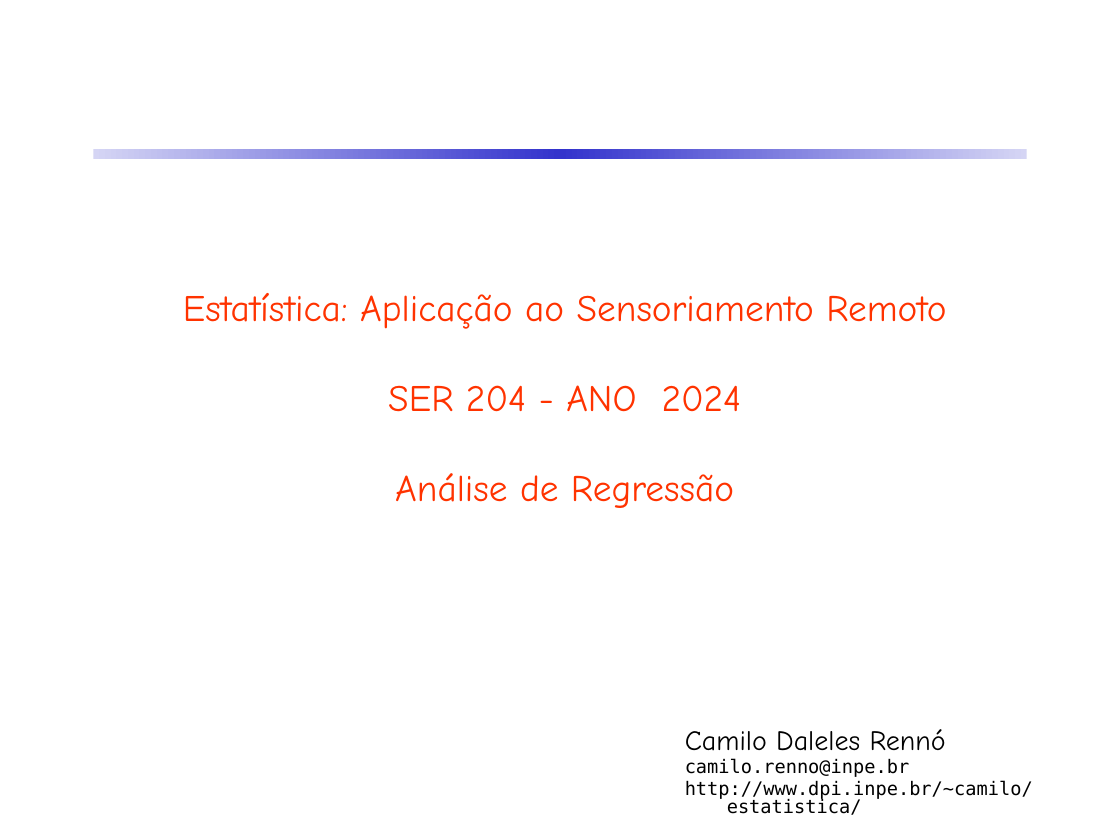
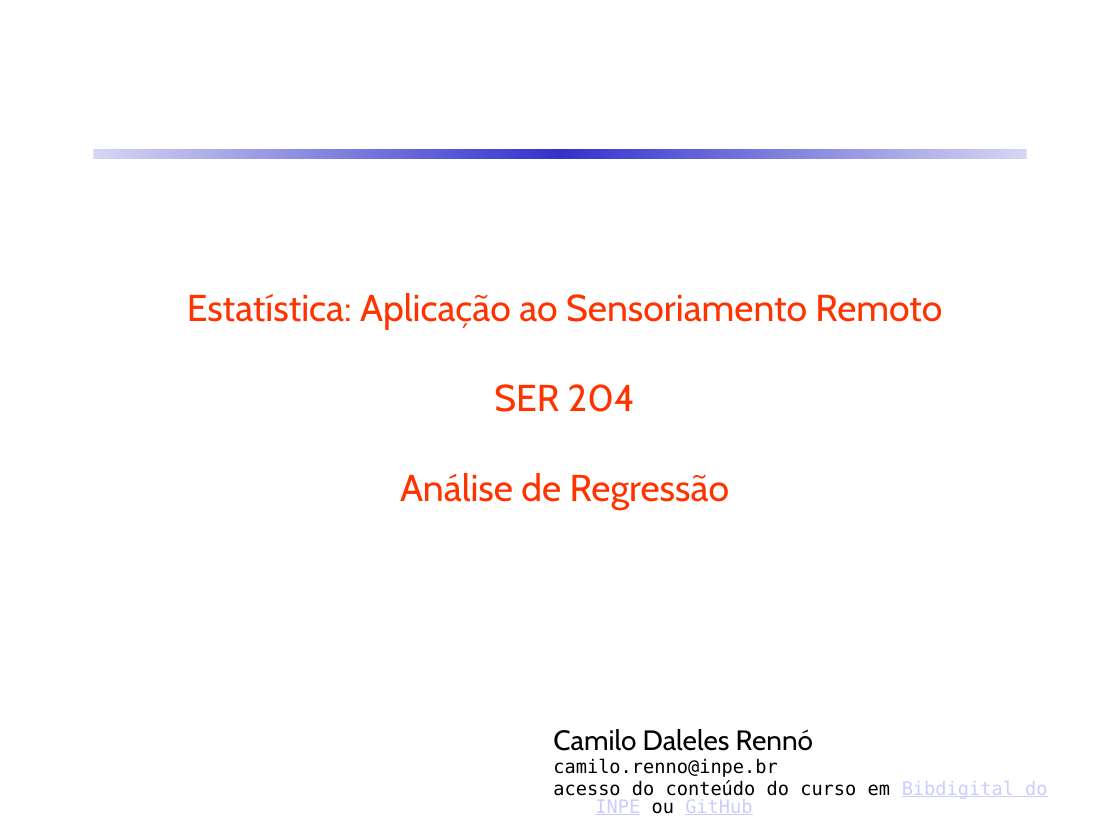
Before and after one commit to CDRenno/Estatistica, a slide deck: slide 1 of ppt/10ARegr.pptx. Drawn at 1120x840 pixels with LibreOffice and Linux fonts; fonts in the diff are those of the drawing. Boxes give left, top, right and bottom in pixels: in the first picture for what was removed or moved away, otherwise in the second. Text is boxed around its words. In the diff, an @@ line names an element or a change of style, - is before the commit and + after.

```diff
--- a/ppt/10ARegr.pptx
+++ b/ppt/10ARegr.pptx
@@ title at [187, 293, 942, 509]: text changed; font Comic Neue to Cabin @@
-Estatística: Aplicação ao Sensoriamento Remoto
-SER 204 - ANO 2024
-Análise de Regressão
+Estatística: Aplicação ao Sensoriamento Remoto
+SER 204
+Análise de Regressão
@@ text "Camilo Daleles Rennó": place and size @@
-text "Camilo Daleles Rennó" at [685, 729, 1033, 815]
+text "Camilo Daleles Rennó" at [553, 729, 1047, 815]
@@ text at [553, 729, 813, 751]: font Comic Neue to Cabin in "Camilo Daleles Rennó" @@
@@ text at [553, 780, 1047, 815]: text changed @@
-http://www.dpi.inpe.br/~camilo/estatistica/
+acesso do conteúdo do curso em Bibdigital do INPE ou GitHub
```
Also in this commit, not shown: 88 other slides changed, 14 slides added, 5 slides removed, 5 other files.
